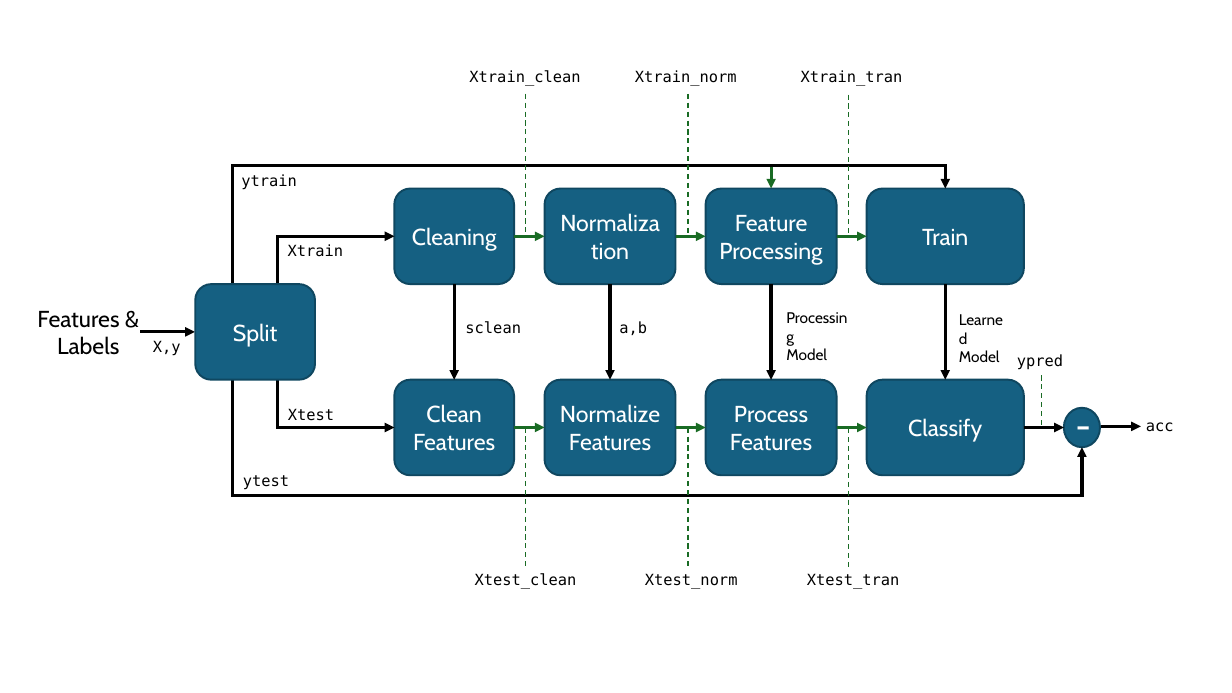
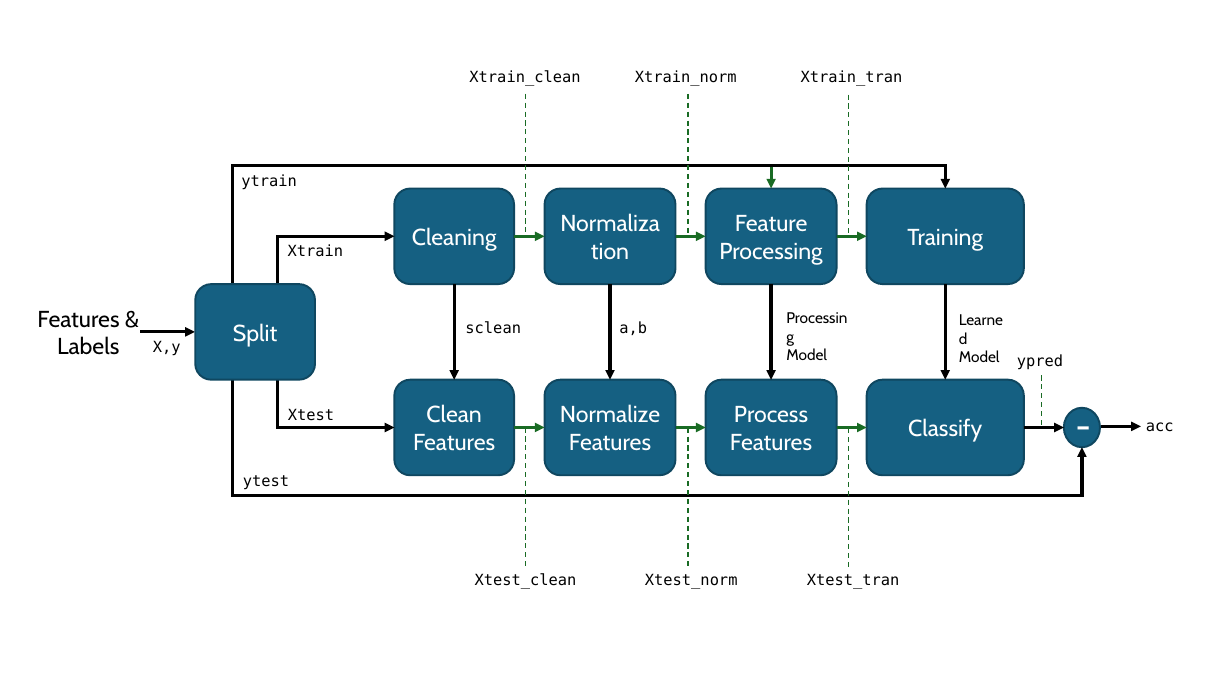
Before and after one commit to domingomery/patrones, a slide deck: slide 10 of clases/Cap03_Seleccion_de_Caracteristicas/presentations/PAT03_TransformacionCaracteristicas.pptx (slide 3 before the commit). Drawn at 1232x693 pixels with LibreOffice and Linux fonts; fonts in the diff are those of the drawing. Boxes give left, top, right and bottom in pixels: in the first picture for what was removed or moved away, otherwise in the second. Text is boxed around its words. In the diff, an @@ line names an element or a change of style, - is before the commit and + after.

```diff
--- a/clases/Cap03_Seleccion_de_Caracteristicas/presentations/PAT03_TransformacionCaracteristicas.pptx
+++ b/clases/Cap03_Seleccion_de_Caracteristicas/presentations/PAT03_TransformacionCaracteristicas.pptx
@@ text in rounded rectangle at <box>907,229,983,251</box>: text changed @@
-Train
+Training
```
Also in this commit, not shown: 8 other slides changed, 7 slides added, 1 other file.
